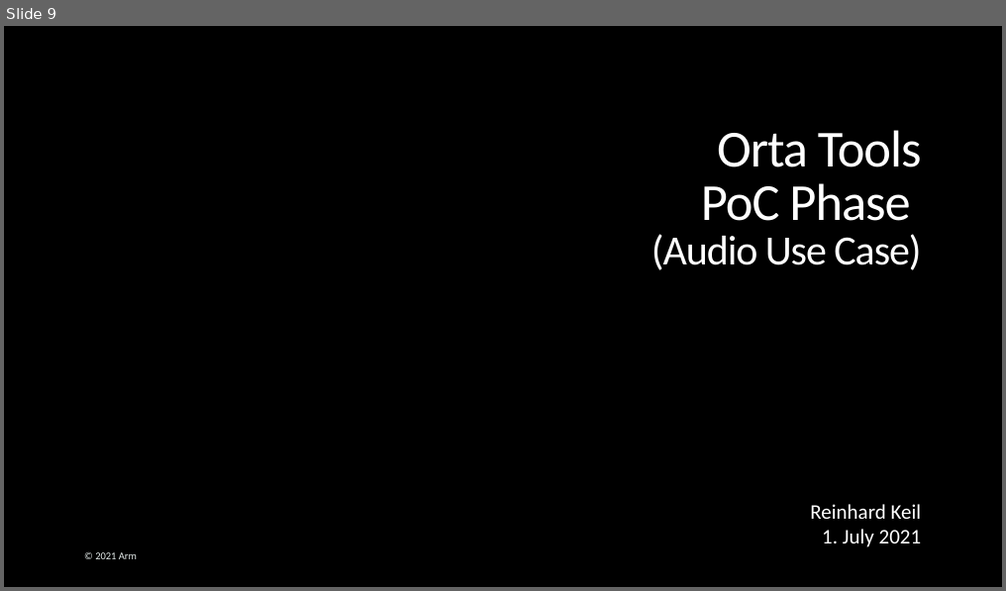
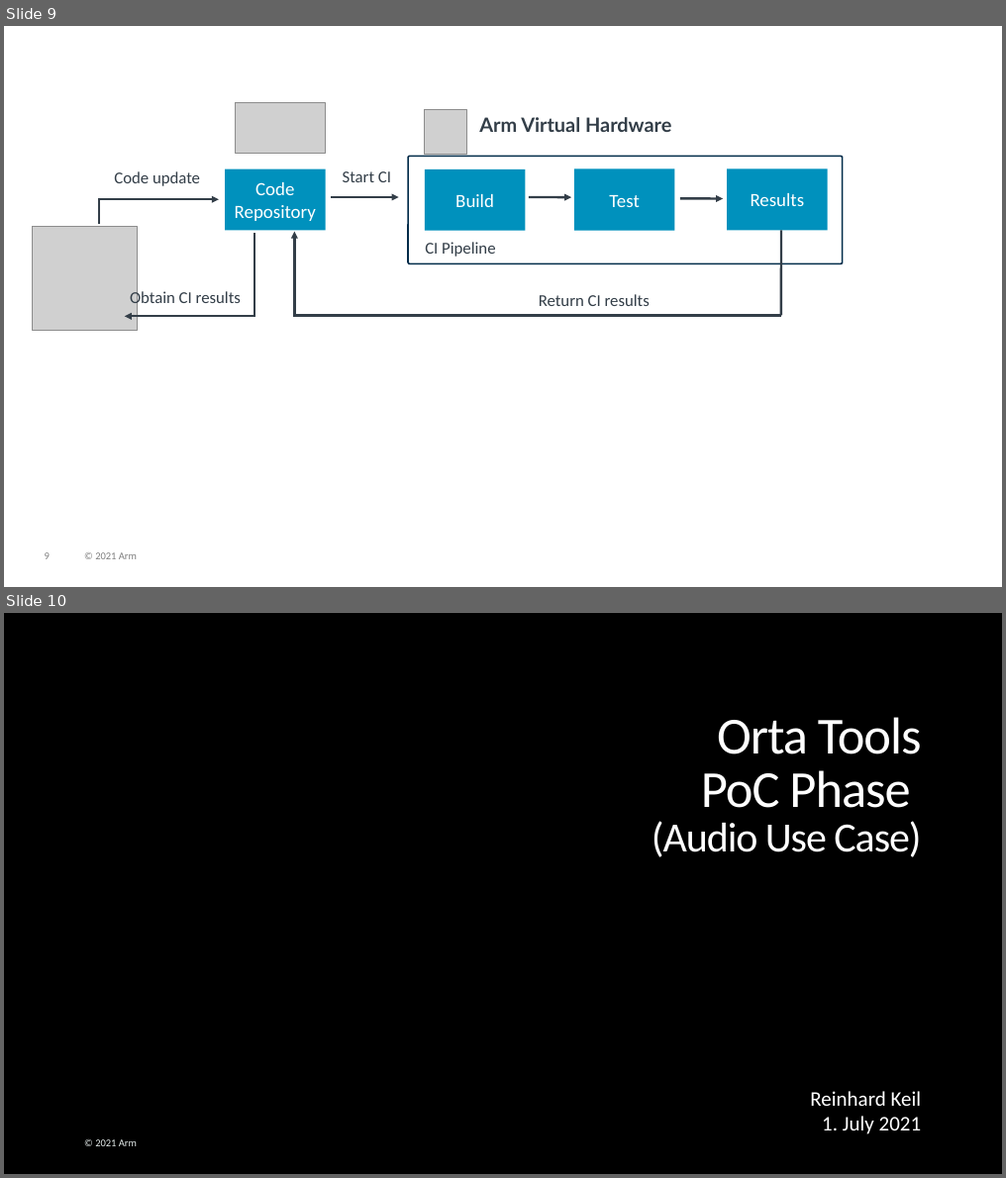
Before and after one commit to ARM-software/AVH, a slide deck: DoxyGen/overview/src/images/img_src.pptx. Shown one above the other, each under a label of ours: slide 9 before the commit, slides 9 and 10 after it. The pictures are 1006x591 and 1006x1178 pixels, drawn with LibreOffice and Linux fonts; fonts in the diff are those of the drawing; grey boxes stand for pictures; background and template pictures are left out. Boxes give left, top, right and bottom in pixels: in the first picture for what was removed or moved away, otherwise in the second. Text is boxed around its words. In the diff, an @@ line names an element or a change of style, - is before the commit and + after.

Commit message:
First part of GetStarted example description

```diff
--- a/DoxyGen/overview/src/images/img_src.pptx
+++ b/DoxyGen/overview/src/images/img_src.pptx
@@ slide 9 added at bbox=[4, 26, 1002, 587], background #FFFFFF @@
@@ picture added at bbox=[236, 103, 325, 154] @@
@@ picture added at bbox=[425, 110, 466, 154] @@
@@ text added at bbox=[479, 117, 671, 132], 19 pt, text #333E48, bold @@
+Arm Virtual Hardware
@@ text added at bbox=[114, 172, 200, 186], 16 pt, text #333E48 @@
+Code update
@@ rounded rectangle added at bbox=[225, 169, 325, 230], fill #0091BD, 18 pt, text #FFFFFF @@
+Code Repository
@@ text added at bbox=[343, 172, 391, 182], 16 pt, text #333E48 @@
+Start CI
@@ rounded rectangle added at bbox=[408, 157, 843, 264], outline #002B49 1.5 pt @@
@@ rounded rectangle added at bbox=[425, 170, 525, 231], fill #0091BD, 18 pt, text #FFFFFF @@
+Build
@@ rounded rectangle added at bbox=[574, 169, 675, 231], fill #0091BD, 18 pt, text #FFFFFF @@
+Test
@@ rounded rectangle added at bbox=[727, 169, 828, 230], fill #0091BD, 18 pt, text #FFFFFF @@
+Results
@@ elbow arrow added from (99, 224) to (219, 199), #333E48 2.25 pt @@
@@ arrow added from (331, 197) to (399, 197), #333E48 2.25 pt @@
@@ arrow added from (529, 197) to (571, 197), #333E48 2.25 pt @@
@@ arrow added from (680, 199) to (723, 199), #333E48 2.25 pt @@
@@ picture added at bbox=[33, 227, 137, 331] @@
@@ elbow arrow added from (781, 316) to (294, 232), #333E48 2.25 pt @@
@@ line added from (781, 230) to (781, 316), #333E48 2.25 pt @@
@@ elbow arrow added from (255, 234) to (125, 316), #333E48 2.25 pt @@
@@ text added at bbox=[425, 242, 495, 257], 16 pt, text #333E48 @@
+CI Pipeline
@@ text added at bbox=[130, 289, 241, 307], 16 pt, text #333E48 @@
+Obtain CI results
@@ text added at bbox=[539, 294, 649, 306], 16 pt, text #333E48 @@
+Return CI results
@@ page number added at bbox=[45, 553, 50, 560], 10 pt, text #7F7F7F @@
+9
@@ text added at bbox=[95, 553, 137, 560], 10 pt, text #7F7F7F @@
+© 2021 Arm
@@ what was slide 9 is now slide 10 @@
```
Also in this commit, not shown: 5 other files.
